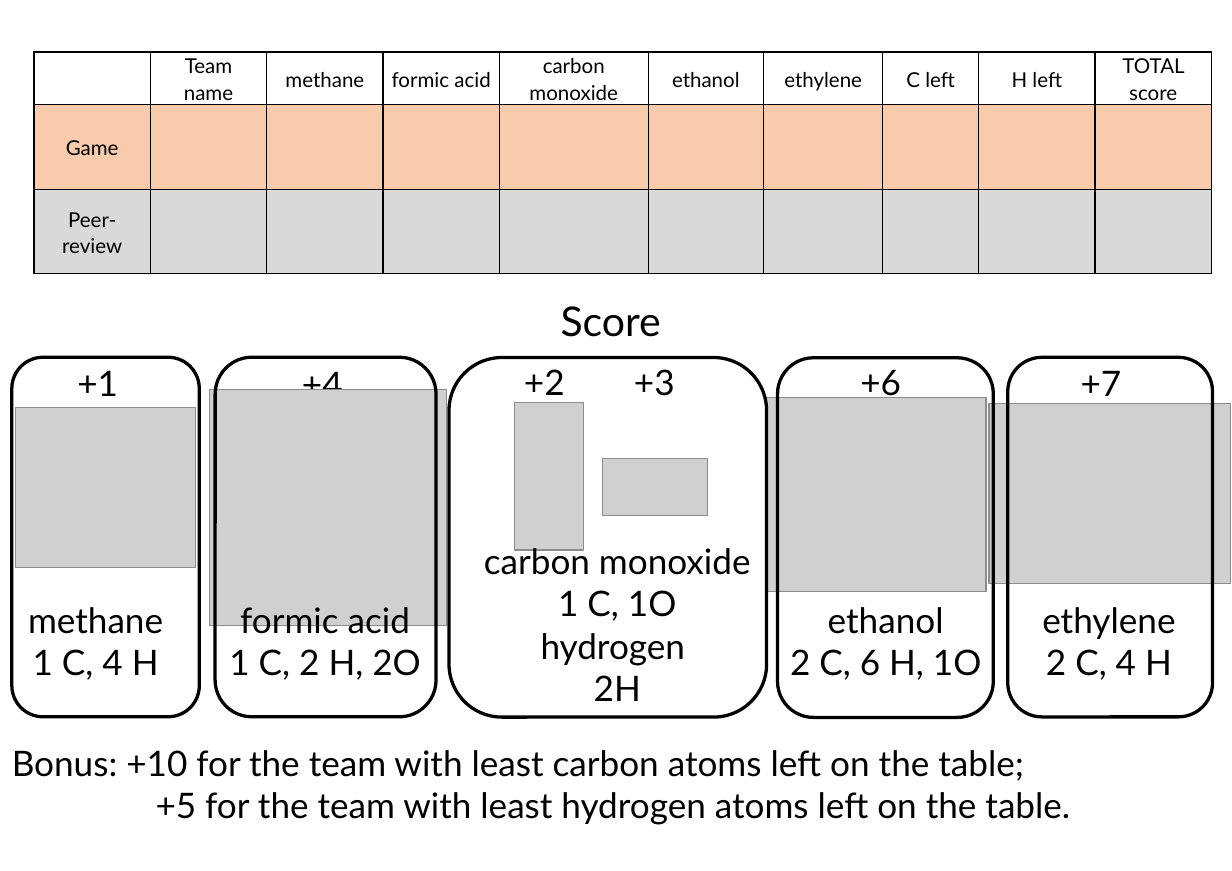
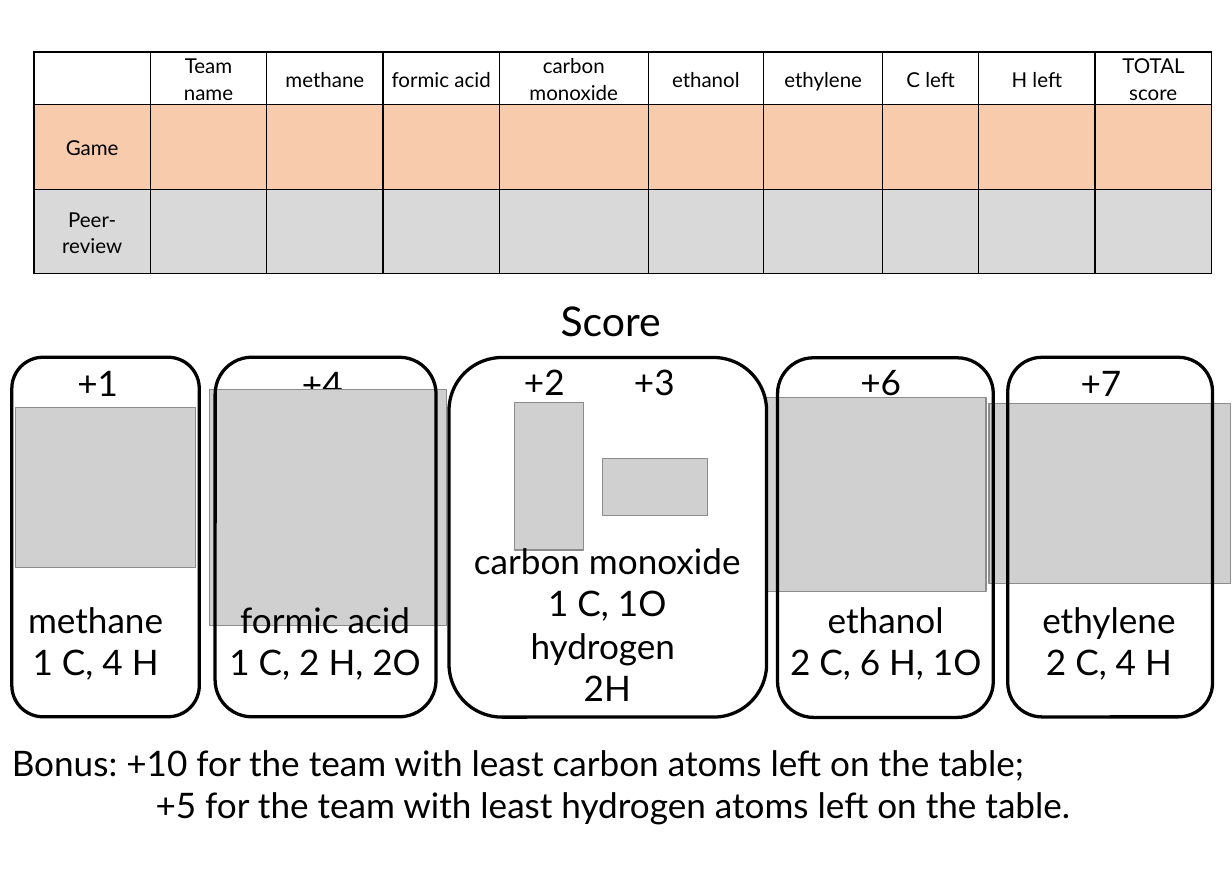
Before and after one commit to FedeDat/SuPERCO2, a slide deck: slide 1 of outreach/games/CO2-hunters/CO2-hunters_team-form.pptx. Drawn at 1232x871 pixels with LibreOffice and Linux fonts; fonts in the diff are those of the drawing; grey boxes stand for pictures. Boxes give left, top, right and bottom in pixels: in the first picture for what was removed or moved away, otherwise in the second. Text is boxed around its words. In the diff, an @@ line names an element or a change of style, - is before the commit and + after.

```diff
--- a/outreach/games/CO2-hunters/CO2-hunters_team-form.pptx
+++ b/outreach/games/CO2-hunters/CO2-hunters_team-form.pptx
@@ text "carbon monoxide": place and size @@
-text "carbon monoxide" at [484, 544, 751, 701]
+text "carbon monoxide" at [474, 544, 741, 701]
```
Also in this commit, not shown: 1 other file.
